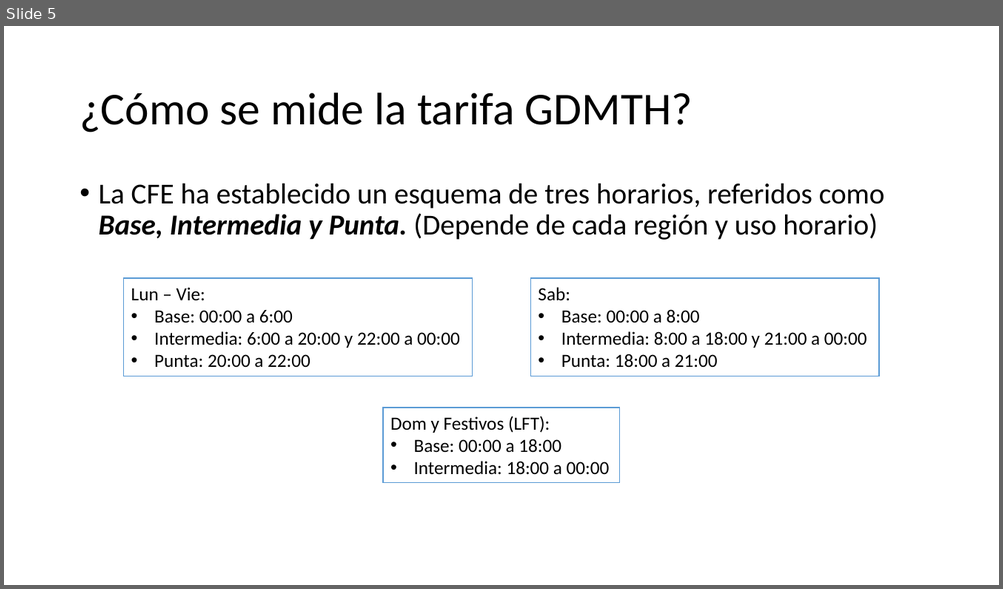
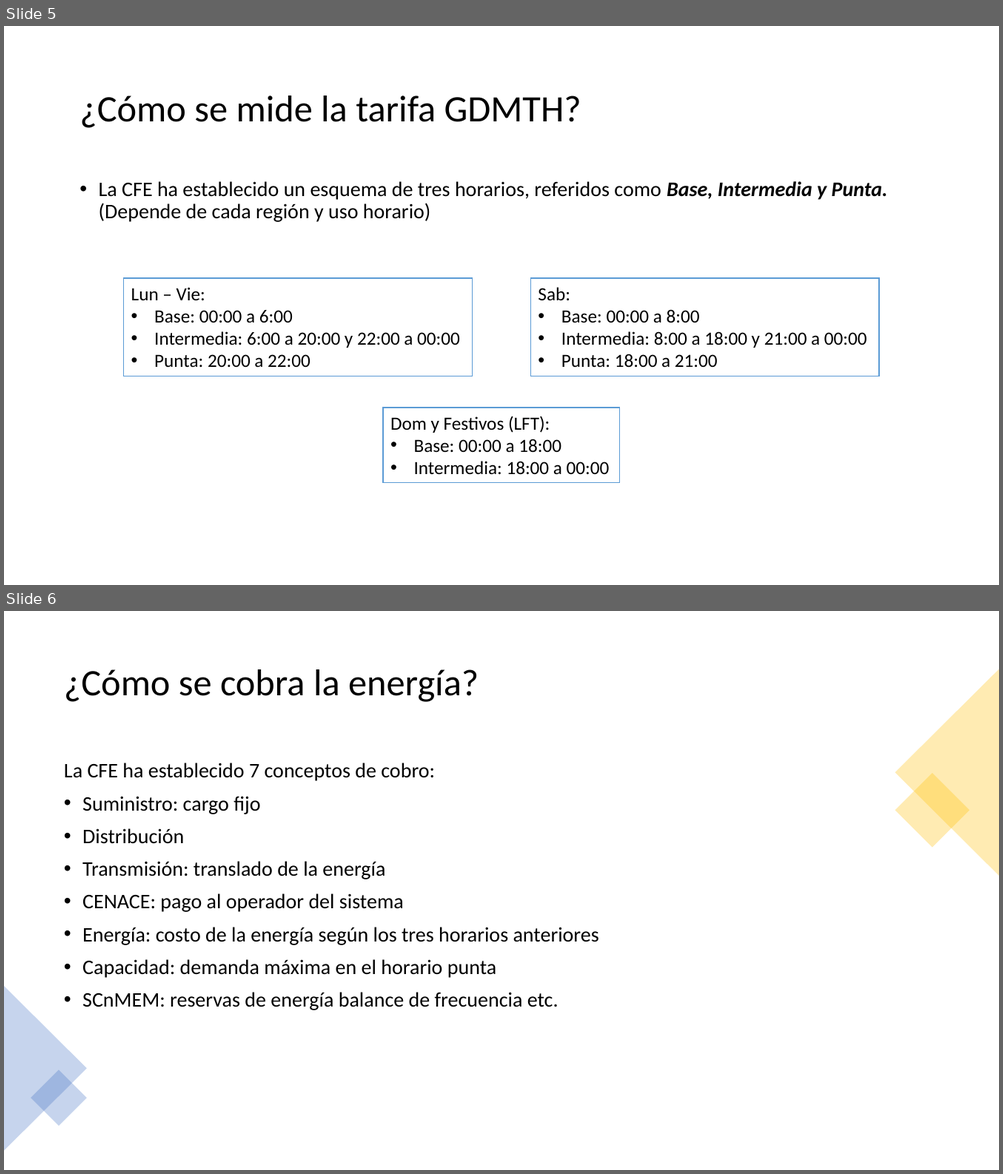
Before and after one commit to Pedri0/CFE_scraping_EDA, a slide deck: presentaciónEDA.pptx. Shown one above the other, each under a label of ours: slide 5 before the commit, slides 5 and 6 after it. The pictures are 1003x589 and 1003x1174 pixels, drawn with LibreOffice and Linux fonts; fonts in the diff are those of the drawing. Boxes give left, top, right and bottom in pixels: in the first picture for what was removed or moved away, otherwise in the second. Text is boxed around its words. In the diff, an @@ line names an element or a change of style, - is before the commit and + after.

```diff
--- a/presentaciónEDA.pptx
+++ b/presentaciónEDA.pptx
@@ slide 6 added at bbox=[4, 611, 999, 1170], background #FFFFFF @@
@@ title added at bbox=[64, 669, 478, 702], 36 pt, text #000000 @@
+¿Cómo se cobra la energía?
@@ triangle added at bbox=[895, 669, 999, 876], fill #FFC000 at 30% opacity @@
@@ text added at bbox=[64, 763, 599, 1011], 20 pt, text #000000 @@
+La CFE ha establecido 7 conceptos de cobro:
+• Suministro: cargo fijo
+• Distribución
+• Transmisión: translado de la energía
+• CENACE: pago al operador del sistema
+• Energía: costo de la energía según los tres horarios anteriores
+• Capacidad: demanda máxima en el horario punta
+• SCnMEM: reservas de energía balance de frecuencia etc.
@@ rectangle added at bbox=[895, 773, 970, 848], fill #FFC000 at 30% opacity @@
@@ triangle added at bbox=[4, 986, 87, 1151], fill #4472C4 at 30% opacity @@
@@ rectangle added at bbox=[31, 1070, 87, 1126], fill #4472C4 at 30% opacity @@
@@ slide 5 changed as well @@
@@ title "¿Cómo se mide la tarifa ..." at bbox=[79, 96, 581, 128]: size 44 to 36 pt @@
@@ text "La CFE ha establecido un ..." at bbox=[99, 181, 888, 222]: size 28 to 20 pt @@
```
Also in this commit, not shown: 18 other slides changed, 5 other slides added, 1 other file.
